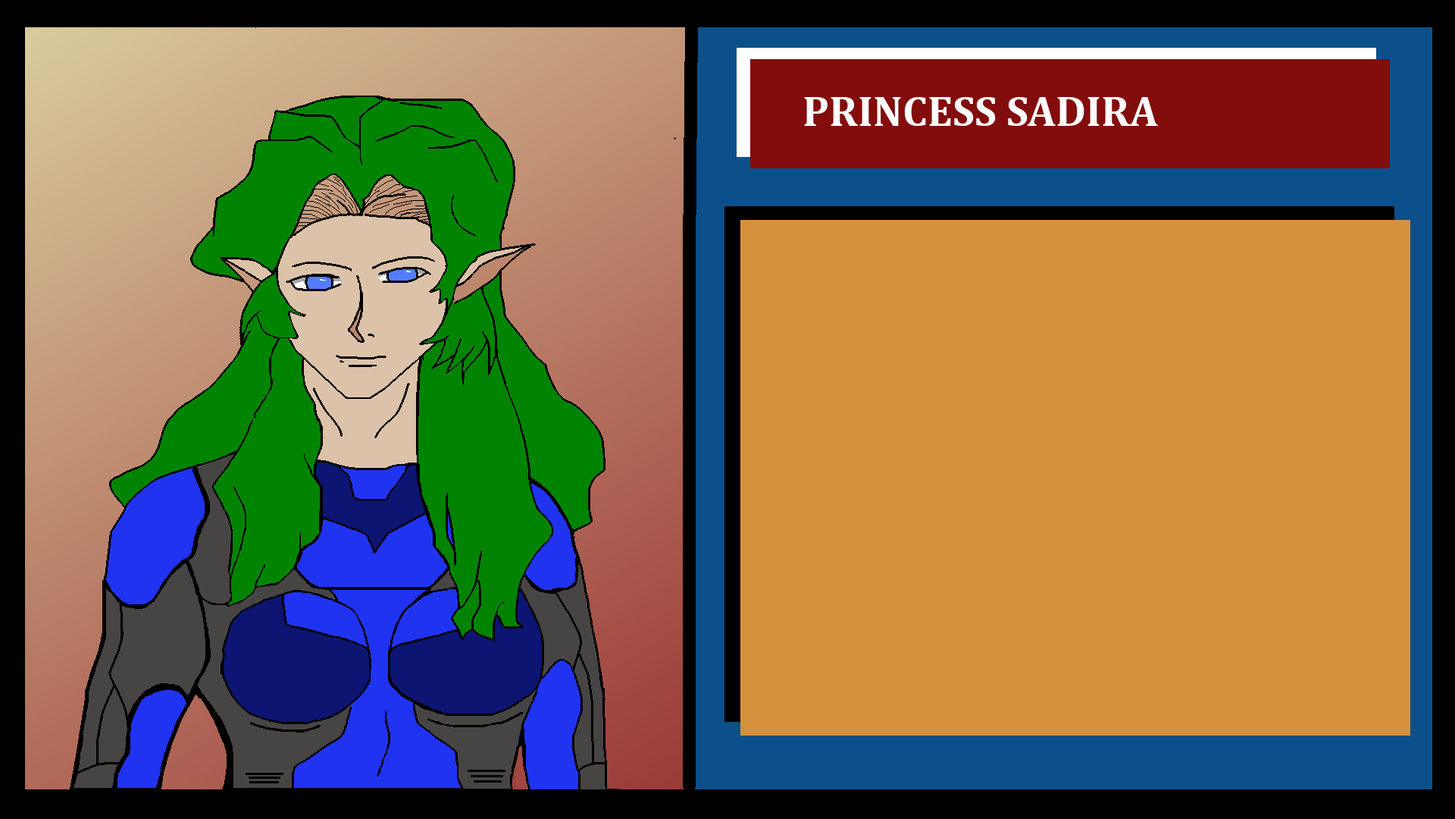
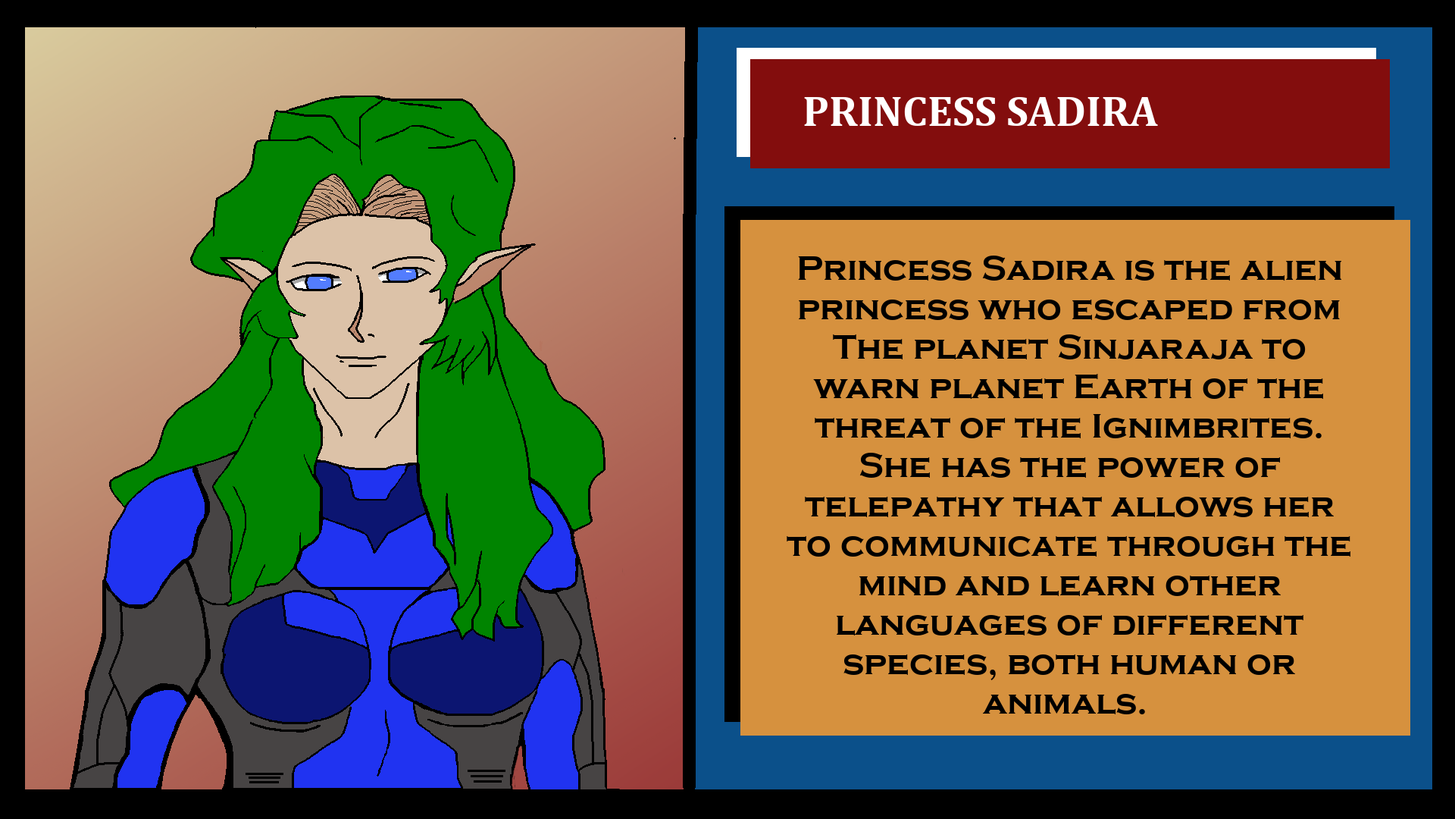
Comparing the layer stacks of the two 1455x819 images. Changes:
added layer "..." above "CharacterIntro" over bbox(786, 255, 1351, 715)
